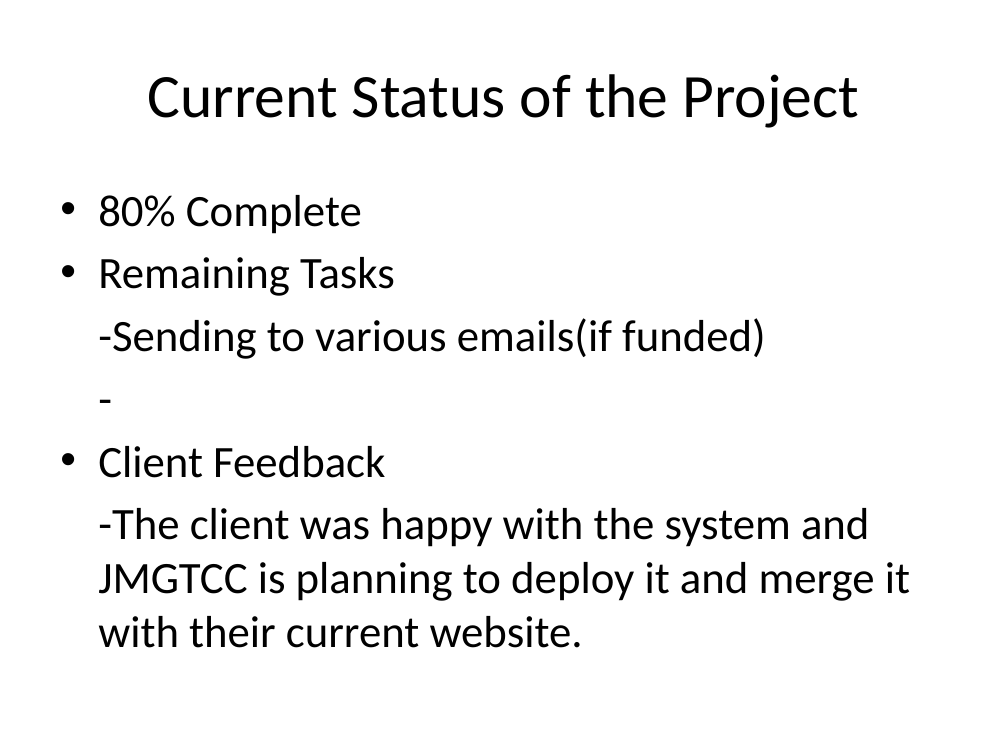
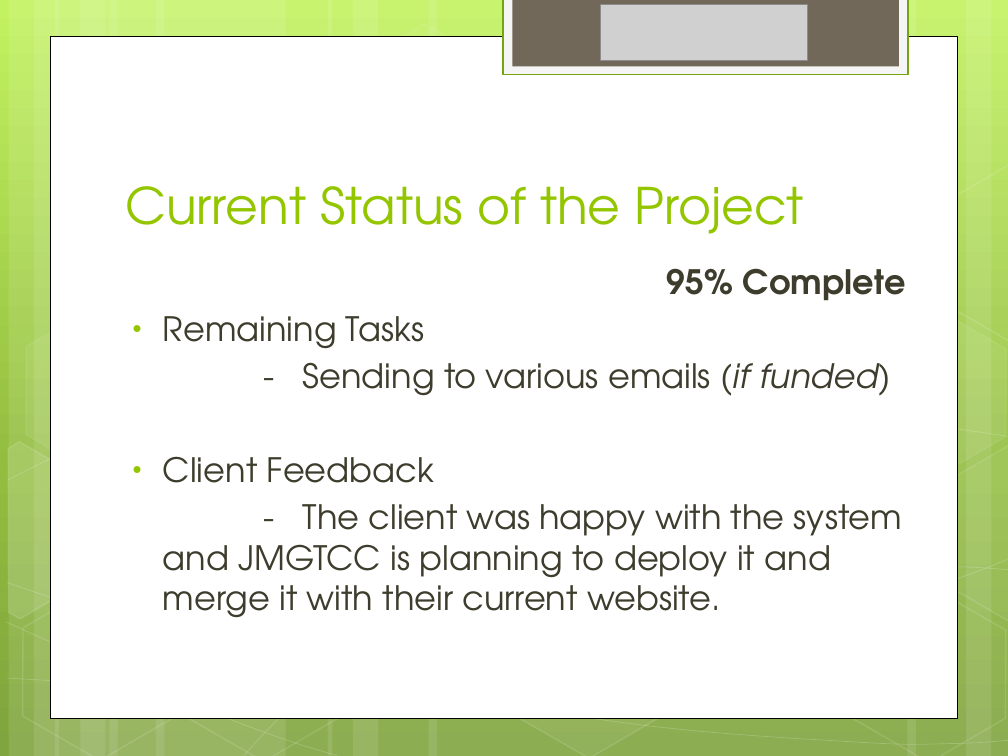
Before and after one commit to joegeneq/apc-softdev-it111-04, a slide deck: slide 16 of documentation/softdev/JMGTCC Travel Arrangement and Appointment System(Initial).pptx (slide 9 before the commit). Drawn at 1008x756 pixels with LibreOffice and Linux fonts; fonts in the diff are those of the drawing; grey boxes stand for pictures. Boxes give left, top, right and bottom in pixels: in the first picture for what was removed or moved away, otherwise in the second. Text is boxed around its words. In the diff, an @@ line names an element or a change of style, - is before the commit and + after.

Commit message:
Updated Project Presentation

```diff
--- a/documentation/softdev/JMGTCC Travel Arrangement and Appointment System(Initial).pptx
+++ b/documentation/softdev/JMGTCC Travel Arrangement and Appointment System(Initial).pptx
@@ background #FFFFFF to gradient #C3F35F to #93BF3F to #81A53E @@
@@ rectangle added at box(503, 0, 908, 75), fill #F5F5F5, outline #74A510 1.25 pt @@
@@ rectangle added at box(512, 0, 898, 67), fill #71685A @@
@@ picture added at box(601, 5, 807, 61) @@
@@ rectangle added at box(50, 36, 958, 718), fill #FFFFFF, outline #000000 0.5 pt @@
@@ title "Current Status of the Project": place and size @@
-title "Current Status of the Project" at box(148, 74, 859, 128)
+title "Current Status of the Project" at box(125, 186, 804, 234)
@@ title "Current Status of the Project" at box(125, 186, 804, 234): size 44 to 36 pt, font Calibri to TeX Gyre Adventor, text colour #000000 to #94C600; alignment centre to left; vertical alignment middle to bottom @@
@@ group added at box(0, 0, 1008, 756): 12 rectangles, 8 freeform shapes, 8 hexagons @@
@@ text "95% Complete": place and size @@
-text "95% Complete" at box(98, 195, 910, 648)
+text "95% Complete" at box(163, 268, 906, 618)
@@ text at box(667, 268, 906, 301): text changed; size 32 to 24 pt; font Calibri to TeX Gyre Adventor; text colour #000000 to #3E3D2D; bold on @@
-• 80% Complete
+95% Complete
@@ text at box(163, 316, 434, 483): size 32 to 24 pt, font Calibri to TeX Gyre Adventor, text colour #000000 to #3E3D2D in "Remaining Tasks", "Client Feedback"; indent changed; less space between paragraphs @@
@@ text at box(303, 362, 891, 396): text changed; size 32 to 24 pt; font Calibri to TeX Gyre Adventor; text colour #000000 to #3E3D2D @@
--Sending to various emails(if funded)
--
+- Sending to various emails (if funded)
@@ text at box(163, 504, 902, 618): text changed; size 32 to 24 pt; font Calibri to TeX Gyre Adventor; text colour #000000 to #3E3D2D @@
--The client was happy with the system and JMGTCC is planning to deploy it and merge it with their current website.
+- The client was happy with the system and JMGTCC is planning to deploy it and merge it with their current website.
```
Also in this commit, not shown: 5 other slides changed, 12 slides added, 4 slides removed.
